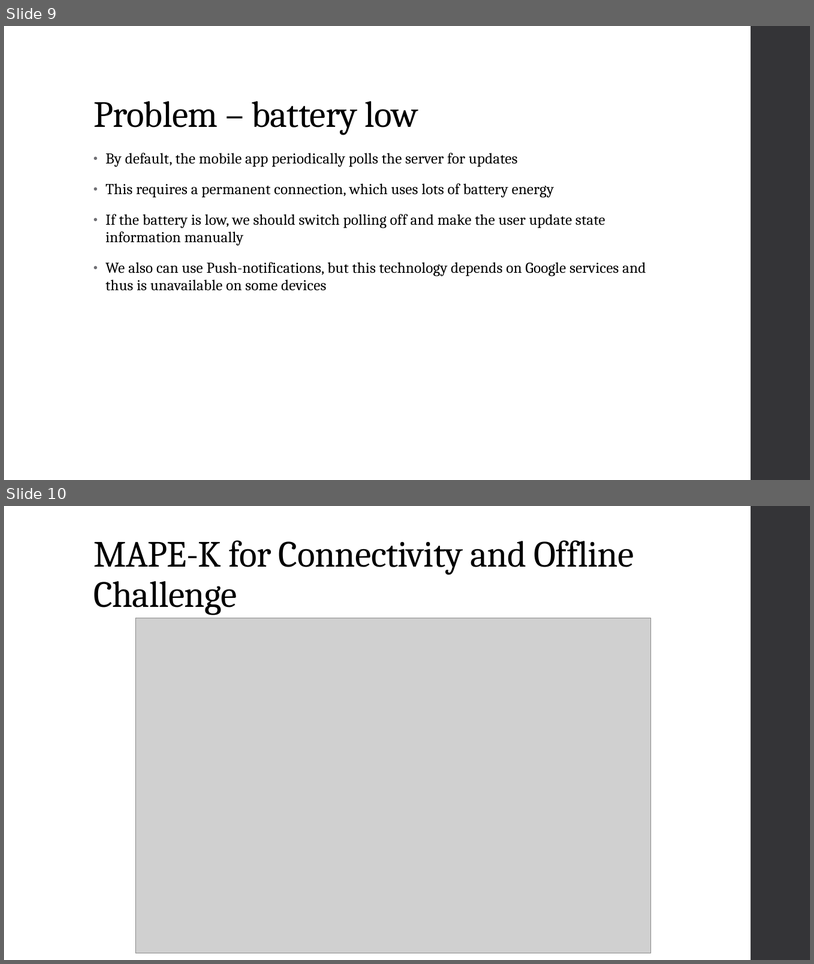
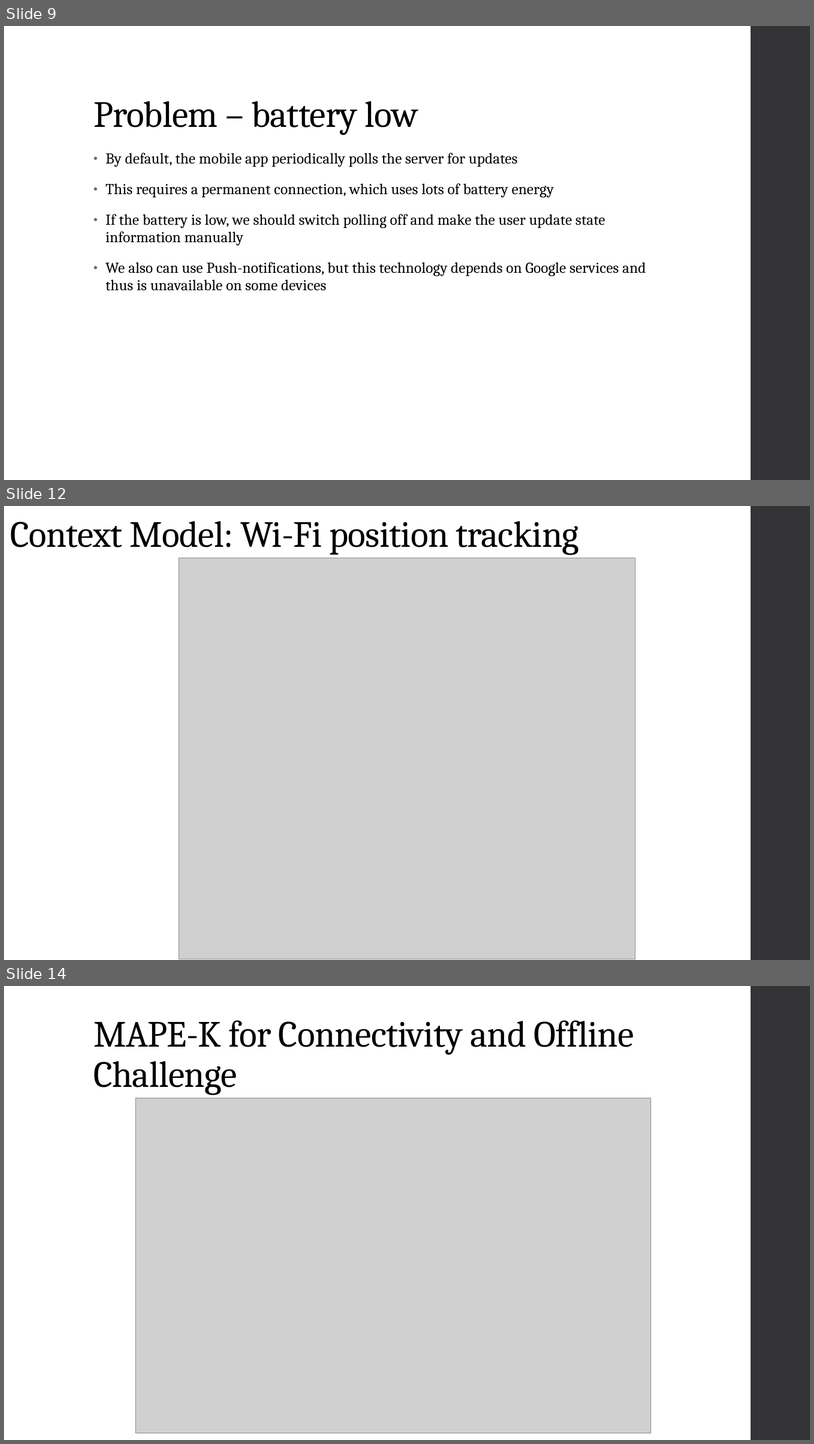
Before and after one commit to DmitryMI/EamaProject, a slide deck: Documentation/Adaptation concepts.pptx. Shown one above the other, each under a label of ours: slides 9 and 10 before the commit, slides 9, 12 and 14 after it; the slides between them are not shown. The pictures are 814x964 and 814x1444 pixels, drawn with LibreOffice and Linux fonts; fonts in the diff are those of the drawing; grey boxes stand for pictures. Boxes give left, top, right and bottom in pixels: in the first picture for what was removed or moved away, otherwise in the second. Text is boxed around its words. In the diff, an @@ line names an element or a change of style, - is before the commit and + after.

```diff
--- a/Documentation/Adaptation concepts.pptx
+++ b/Documentation/Adaptation concepts.pptx
@@ slide 12 added at bbox=[4, 506, 810, 960], background #FFFFFF; not listed: 1 template element that a slide beside it also shows @@
@@ title added at bbox=[10, 521, 579, 555], 44 pt, text #000000 @@
+Context Model: Wi-Fi position tracking
@@ picture added at bbox=[179, 558, 636, 959] @@
@@ what was slide 10 is now slide 14 @@
```
Also in this commit, not shown: 3 other slides added, 8 other files.
